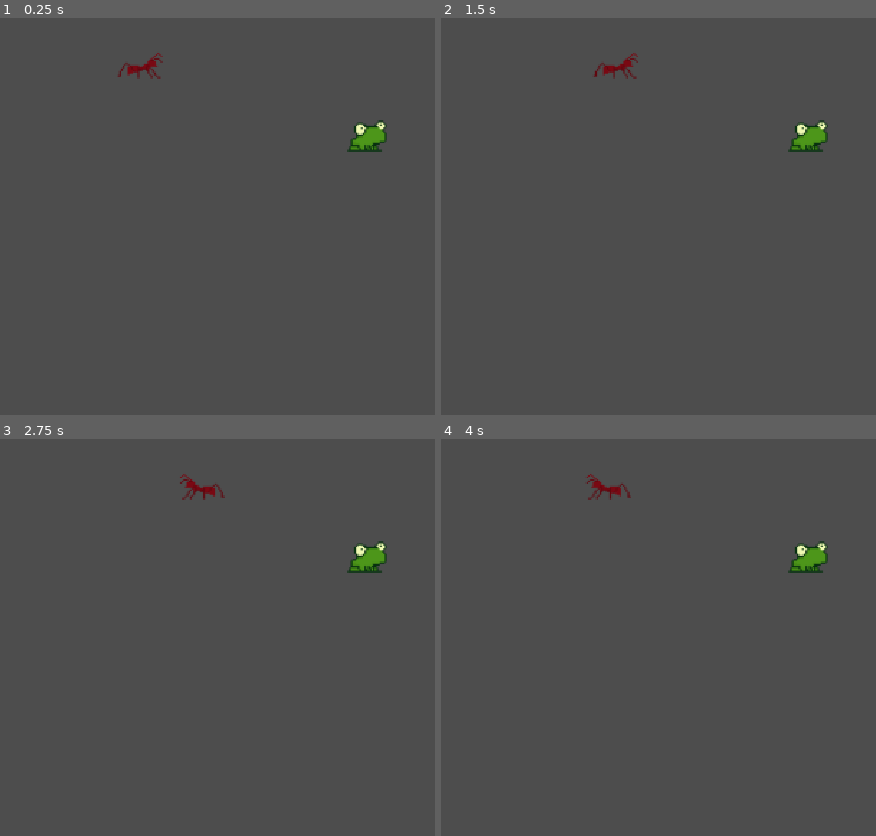
Above: before the commit, frames 1-4 (two rows, left to right).
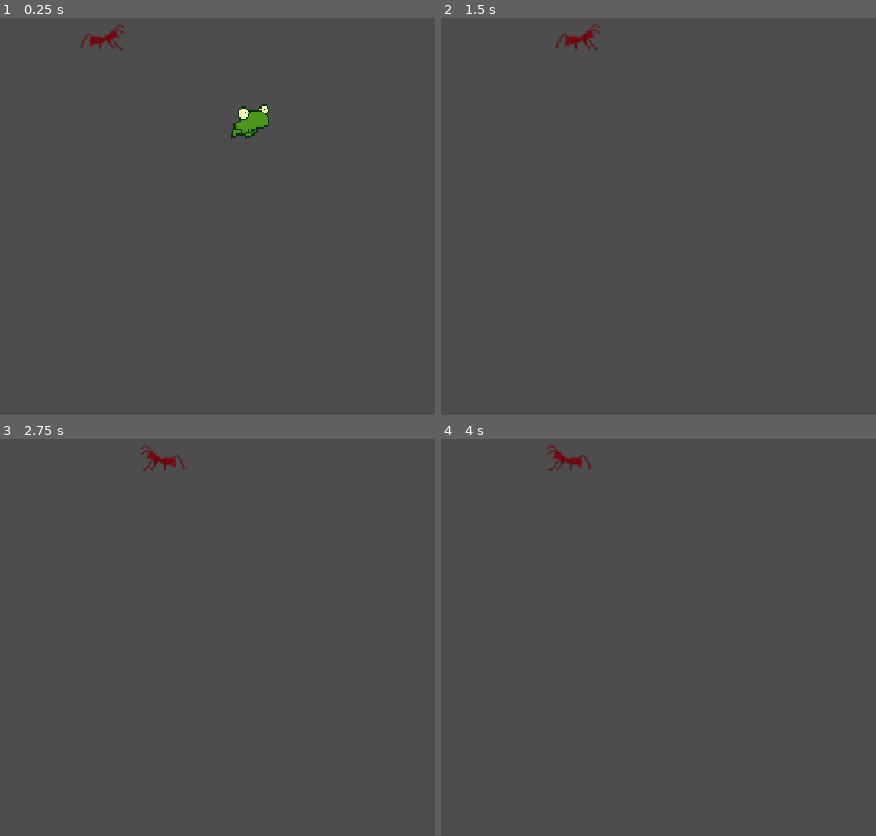
Above: after the commit, the same moments.

Repository: yomuraka350/placeholder-yoshi-ziyu
Game: Godot game, scene res://main.tscn
Same seed, same stepped clock (60 frames per second), same inputs: the game is played once before the commit and once after it.
Inputs:
- Up to frame 1 (0.25 s): no input
- Up to frame 2 (1.5 s): hold X (attack) 0.53-1.28 s; hold Right (move_right) from 0.53 s (still down); tap Up (move_up, bound only before the commit) at 0.77, 0.8, 1.07, 1.35 s
- Up to frame 3 (2.75 s): tap Up (move_up, bound only before the commit) at 1.52, 1.82, 2.3 s; tap X (attack) at 1.55 s; release Right (move_right) at 2.03 s; hold Left (move_left) from 2.03 s (still down); hold X (attack) from 2.03 s (still down)
- Up to frame 4 (4 s): release Left (move_left) at 2.78 s; release X (attack) at 2.78 s; hold Right (move_right) from 2.78 s (still down); tap X (attack) at 2.85 s; tap Up (move_up, bound only before the commit) at 3.02, 3.32, 3.6, 3.77 s

The runs differ from the first frame. In frame 1, 1.4% of the frame differs, in the area x 18-89%, y 1-34%; in frame 2, 0.9%; in frame 3, 0.9%; in frame 4, 0.9%.

Commit message:
Reworked player script, change file organization
This does not include ant script rework

Diff:
--- /dev/null
+++ b/Scenes/test_scene.tscn
@@ -0,0 +1,16 @@
+[gd_scene format=3 uid="uid://cavk25aofo3fe"]
+
+[ext_resource type="PackedScene" uid="uid://kdlsubwpwyp4" path="res://player.tscn" id="1_3dogw"]
+
+[sub_resource type="WorldBoundaryShape2D" id="WorldBoundaryShape2D_t8a5r"]
+
+[node name="Test Scene" type="Node2D" unique_id=498262922]
+
+[node name="StaticBody2D" type="StaticBody2D" parent="." unique_id=180134528]
+position = Vector2(589, 602)
+
+[node name="CollisionShape2D" type="CollisionShape2D" parent="StaticBody2D" unique_id=889898598]
+shape = SubResource("WorldBoundaryShape2D_t8a5r")
+
+[node name="Player" parent="." unique_id=785818448 instance=ExtResource("1_3dogw")]
+position = Vector2(409, 418)
--- a/enemy_ant.tscn
+++ b/enemy_ant.tscn
@@ -27,33 +27,31 @@
 [sub_resource type="CircleShape2D" id="CircleShape2D_xuycy"]
 radius = 9.734136
 
-[node name="enemy ant" type="Node2D" unique_id=1868449695]
-
-[node name="CharacterBody2D" type="CharacterBody2D" parent="." unique_id=2071574074]
+[node name="CharacterBody2D" type="CharacterBody2D" unique_id=1078666030]
 position = Vector2(55, 41.5)
 scale = Vector2(2.375, 2.03125)
 collision_layer = 2
 collision_mask = 0
 script = ExtResource("1_be7jx")
 
-[node name="AnimatedSprite2D" type="AnimatedSprite2D" parent="CharacterBody2D" unique_id=1747763878]
+[node name="AnimatedSprite2D" type="AnimatedSprite2D" parent="." unique_id=1121237092]
 sprite_frames = SubResource("SpriteFrames_hxglt")
 frame_progress = 0.14608349
 
-[node name="CollisionShape2D" type="CollisionShape2D" parent="CharacterBody2D" unique_id=980597993]
+[node name="CollisionShape2D" type="CollisionShape2D" parent="." unique_id=297626906]
 position = Vector2(0, 2.138462)
 shape = SubResource("RectangleShape2D_xuycy")
 
-[node name="DetectionArea" type="Area2D" parent="CharacterBody2D" unique_id=252192176]
+[node name="DetectionArea" type="Area2D" parent="." unique_id=1948434215]
 collision_layer = 0
 
-[node name="CollisionShape2D" type="CollisionShape2D" parent="CharacterBody2D/DetectionArea" unique_id=973712781]
+[node name="CollisionShape2D" type="CollisionShape2D" parent="DetectionArea" unique_id=59748729]
 position = Vector2(0, 1.2307693)
 shape = SubResource("CircleShape2D_hxglt")
 
-[node name="AttackArea" type="Area2D" parent="CharacterBody2D" unique_id=1037372125]
+[node name="AttackArea" type="Area2D" parent="." unique_id=1648647609]
 collision_layer = 0
 
-[node name="CollisionShape2D" type="CollisionShape2D" parent="CharacterBody2D/AttackArea" unique_id=941135518]
+[node name="CollisionShape2D" type="CollisionShape2D" parent="AttackArea" unique_id=1072651220]
 position = Vector2(-0.84210527, 0.24615385)
 shape = SubResource("CircleShape2D_xuycy")
--- a/player.gd
+++ b/player.gd
@@ -1,7 +1,8 @@
 extends CharacterBody2D
 
-@export var speed = 150.0
-@onready var anim = $AnimatedSprite2D
+@export var speed := 200.0
+@export var acceleration := 8.0
+@export var jump_velocity := -600.0
 
 var attacking = false
 
@@ -9,33 +10,25 @@
 	pass
 
 func _physics_process(delta):
-	if attacking:
-		velocity = Vector2.ZERO
-		move_and_slide()
-		return
+	get_input()
+	apply_gravity(delta)
 
-	var dir = Input.get_vector("move_left", "move_right", "move_up", "move_down")
-	velocity = dir * speed
+func get_input():
+	var direction := Input.get_axis("move_left", "move_right")
+	if direction:
+		velocity.x += direction * speed / acceleration
+	else:
+		if velocity.x < 0:
+			velocity.x += speed / acceleration
+			velocity.x = clamp(velocity.x, -speed, 0)
+		elif velocity.x > 0:
+			velocity.x -= speed / acceleration
+			velocity.x = clamp(velocity.x, 0, speed)
+
+	velocity.x = clamp(velocity.x, -speed, speed)
+
 	move_and_slide()
 
-	# 左右翻转
-	if dir.x != 0:
-		anim.flip_h = dir.x < 0
-
-	# 移动时播放 movement，不动时停在第一帧
-	if dir != Vector2.ZERO:
-		if anim.animation != "movement" or not anim.is_playing():
-			anim.play("movement")
-	else:
-		anim.stop()
-		anim.frame = 0
-
-func _input(event):
-	if event.is_action_pressed("attack") and not attacking:
-		attacking = true
-		anim.play("attack")
-
-func _on_animated_sprite_2d_animation_finished():
-	if anim.animation == "attack":
-		attacking = false
-		anim.play("movement")
+func apply_gravity(delta : float):
+	if not is_on_floor():
+		velocity += get_gravity() * delta
--- a/player.tscn
+++ b/player.tscn
@@ -72,23 +72,21 @@
 }],
 "loop": 1,
 "name": &"movement",
-"speed": 5.0
+"speed": 12.0
 }]
 
-[sub_resource type="RectangleShape2D" id="RectangleShape2D_hxglt"]
-size = Vector2(58.5, 46.5)
+[sub_resource type="RectangleShape2D" id="RectangleShape2D_3dogw"]
 
-[node name="Player" type="CharacterBody2D" unique_id=785818448 groups=["player"]]
+[node name="Player" type="CharacterBody2D" unique_id=785818448]
 script = ExtResource("1_pbfsw")
 
 [node name="AnimatedSprite2D" type="AnimatedSprite2D" parent="." unique_id=1336522113]
-position = Vector2(168, 43)
+texture_filter = 1
 scale = Vector2(2.46875, 2.46875)
 sprite_frames = SubResource("SpriteFrames_acn8e")
-animation = &"attack"
-frame = 8
-frame_progress = 1.0
+animation = &"movement"
+frame = 1
+frame_progress = 0.39722088
 
 [node name="CollisionShape2D" type="CollisionShape2D" parent="." unique_id=672982334]
-position = Vector2(166, 40)
-shape = SubResource("RectangleShape2D_hxglt")
+shape = SubResource("RectangleShape2D_3dogw")
--- a/project.godot
+++ b/project.godot
@@ -32,16 +32,6 @@
 "events": [Object(InputEventKey,"resource_local_to_scene":false,"resource_name":"","device":-1,"window_id":0,"alt_press …(195 unchanged characters)…
 ]
 }
-move_up={
-"deadzone": 0.2,
-"events": [Object(InputEventKey,"resource_local_to_scene":false,"resource_name":"","device":-1,"window_id":0,"alt_pressed":false,"shift_pressed":false,"ctrl_pressed":false,"meta_pressed":false,"pressed":false,"keycode":0,"physical_keycode":4194320,"key_label":0,"unicode":0,"location":0,"echo":false,"script":null)
-]
-}
-move_down={
-"deadzone": 0.2,
-"events": [Object(InputEventKey,"resource_local_to_scene":false,"resource_name":"","device":-1,"window_id":0,"alt_pressed":false,"shift_pressed":false,"ctrl_pressed":false,"meta_pressed":false,"pressed":false,"keycode":0,"physical_keycode":4194322,"key_label":0,"unicode":0,"location":0,"echo":false,"script":null)
-]
-}
 attack={
 "deadzone": 0.2,
 "events": [Object(InputEventKey,"resource_local_to_scene":false,"resource_name":"","device":-1,"window_id":0,"alt_press …(192 unchanged characters)…
Renamed: Assets/frog.aseprite -> Aseprite/frog.aseprite
